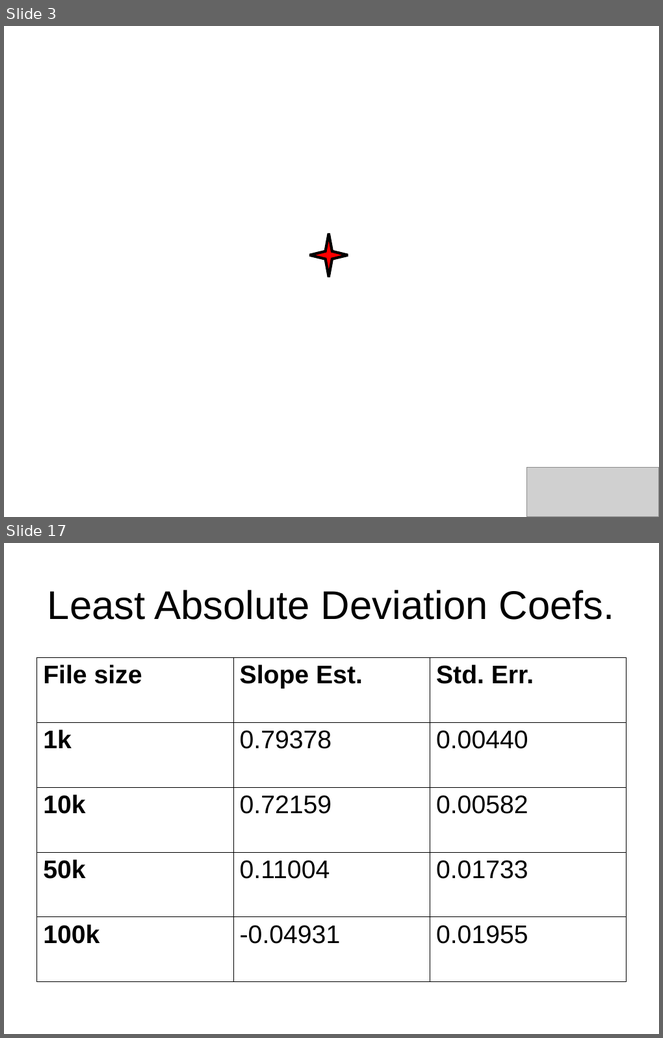
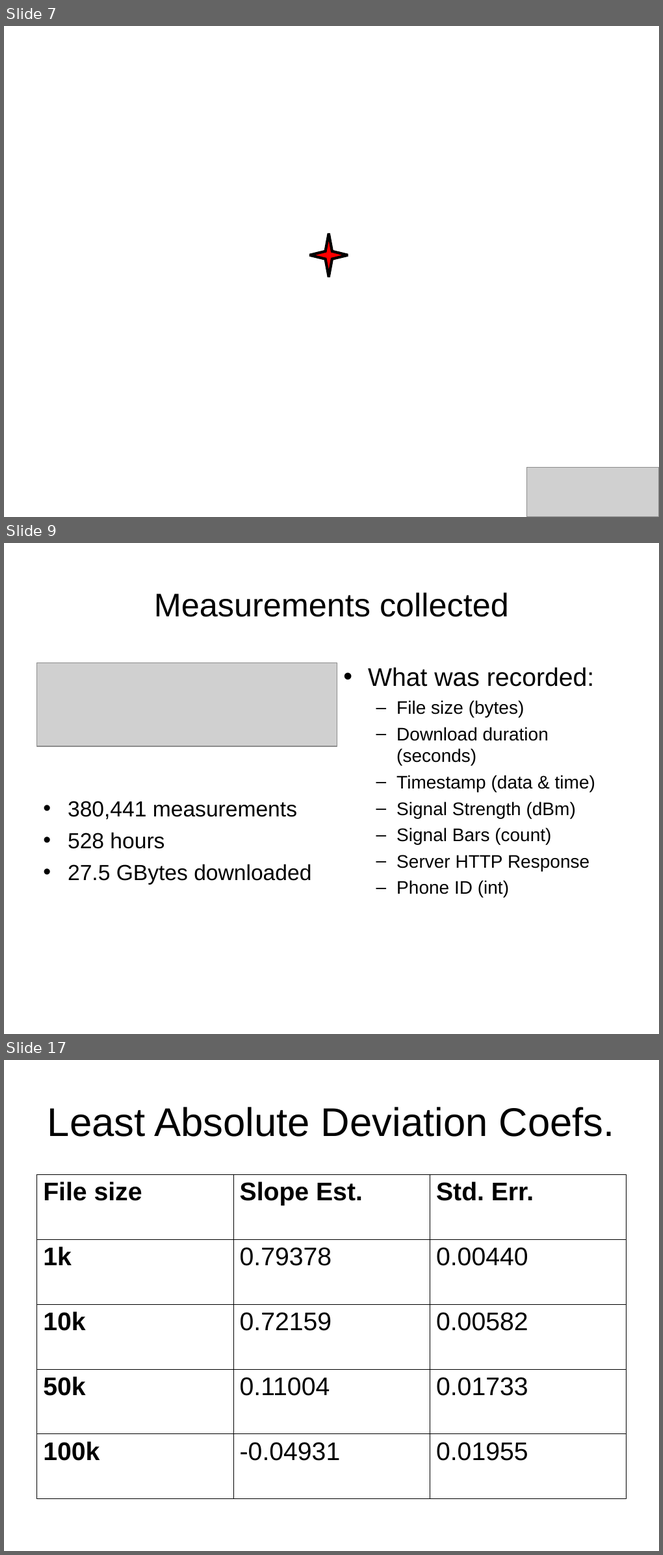
Before and after one commit to nesl/gprstest, a slide deck: presentation/Cingular GPRS Experiments.ppt. Shown one above the other, each under a label of ours: slides 3 and 17 before the commit, slides 7, 9 and 17 after it; the slides between them are not shown. The pictures are 663x1038 and 663x1555 pixels, drawn with LibreOffice and Linux fonts; fonts in the diff are those of the drawing; grey boxes stand for pictures; background and template pictures are left out. Boxes give left, top, right and bottom in pixels: in the first picture for what was removed or moved away, otherwise in the second. Text is boxed around its words. In the diff, an @@ line names an element or a change of style, - is before the commit and + after.

```diff
--- a/presentation/Cingular GPRS Experiments.ppt
+++ b/presentation/Cingular GPRS Experiments.ppt
@@ slide 9 added at box(4, 543, 659, 1034), background #FFFFFF @@
@@ title added at box(154, 592, 509, 617), 36 pt, text #000000 @@
+Measurements collected
@@ picture added at box(36, 663, 337, 746) @@
@@ text added at box(368, 667, 596, 897), 20 pt, text #000000 @@
+• What was recorded:
+  – File size (bytes)
+  – Download duration (seconds)
+  – Timestamp (data & time)
+  – Signal Strength (dBm)
+  – Signal Bars (count)
+  – Server HTTP Response
+  – Phone ID (int)
@@ text added at box(68, 801, 311, 885), 24 pt, text #000000 @@
+• 380,441 measurements
+• 528 hours
+• 27.5 GBytes downloaded
@@ what was slide 3 is now slide 7 @@
```
Also in this commit, not shown: 4 slides changed, 13 other slides added, 5 slides removed.
